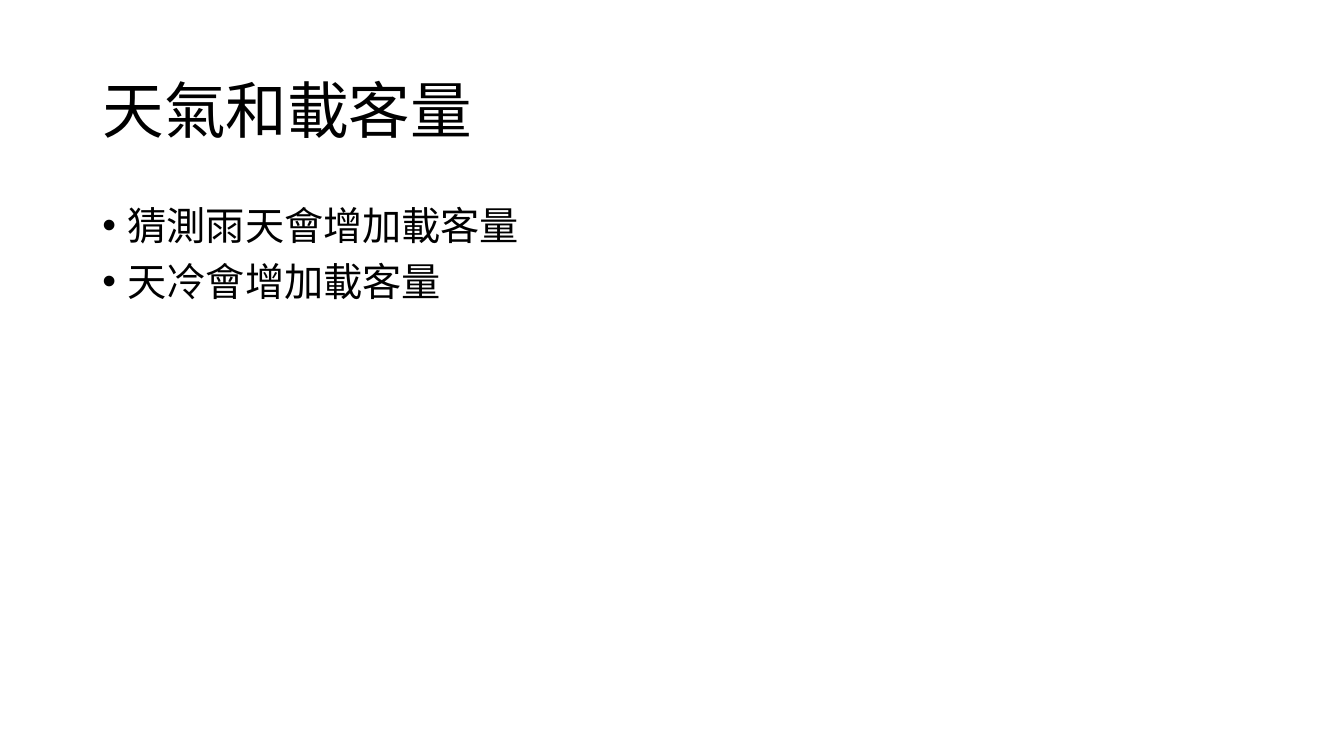
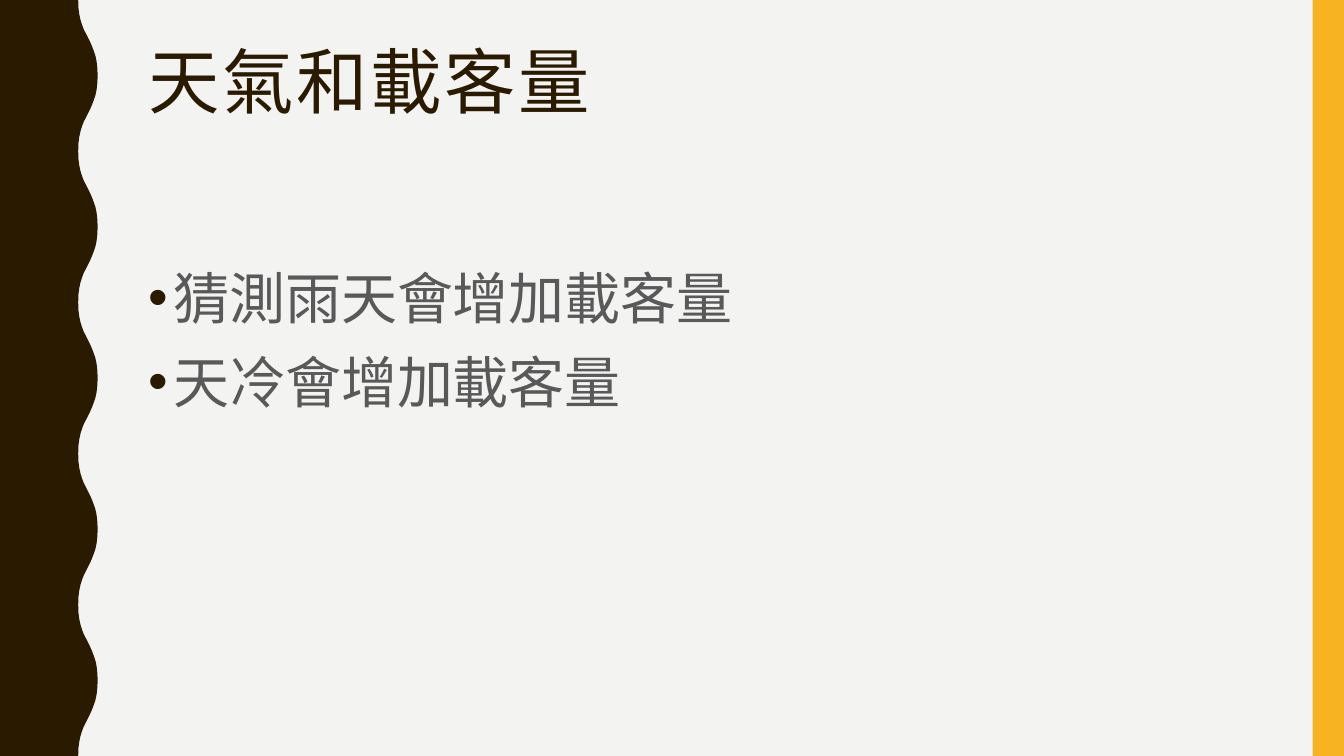
Before and after one commit to what211228/R-Final-Project, a slide deck: slide 4 of R.pptx. Drawn at 1344x756 pixels with LibreOffice and Linux fonts; fonts in the diff are those of the drawing. Boxes give left, top, right and bottom in pixels: in the first picture for what was removed or moved away, otherwise in the second. Text is boxed around its words. In the diff, an @@ line names an element or a change of style, - is before the commit and + after.

```diff
--- a/R.pptx
+++ b/R.pptx
@@ background #FFFFFF to #F3F3F2 @@
@@ freeform shape added at (0,0,98,756), fill #2A1A00 @@
@@ rectangle added at (1313,0,1344,756), fill #F8B323 @@
@@ title "天氣和載客量": place and size @@
-title "天氣和載客量" at (102,81,472,138)
+title "天氣和載客量" at (148,47,590,114)
@@ title "天氣和載客量" at (148,47,590,114): size 44 to 51 pt, font Calibri to Arial Narrow, text colour #000000 to #2A1A00, letter spacing 0 to 2 pt; vertical alignment middle to top @@
@@ text "猜測雨天會增加載客量": place and size @@
-text "猜測雨天會增加載客量" at (128,206,519,300)
+text "猜測雨天會增加載客量" at (173,271,732,408)
@@ text "猜測雨天會增加載客量" at (173,271,732,408): size 28 to 40 pt, text colour #000000 to #595959; line spacing 0.9 to 1.1; less space between paragraphs @@
```
Also in this commit, not shown: 14 other slides changed, 1 other file.
